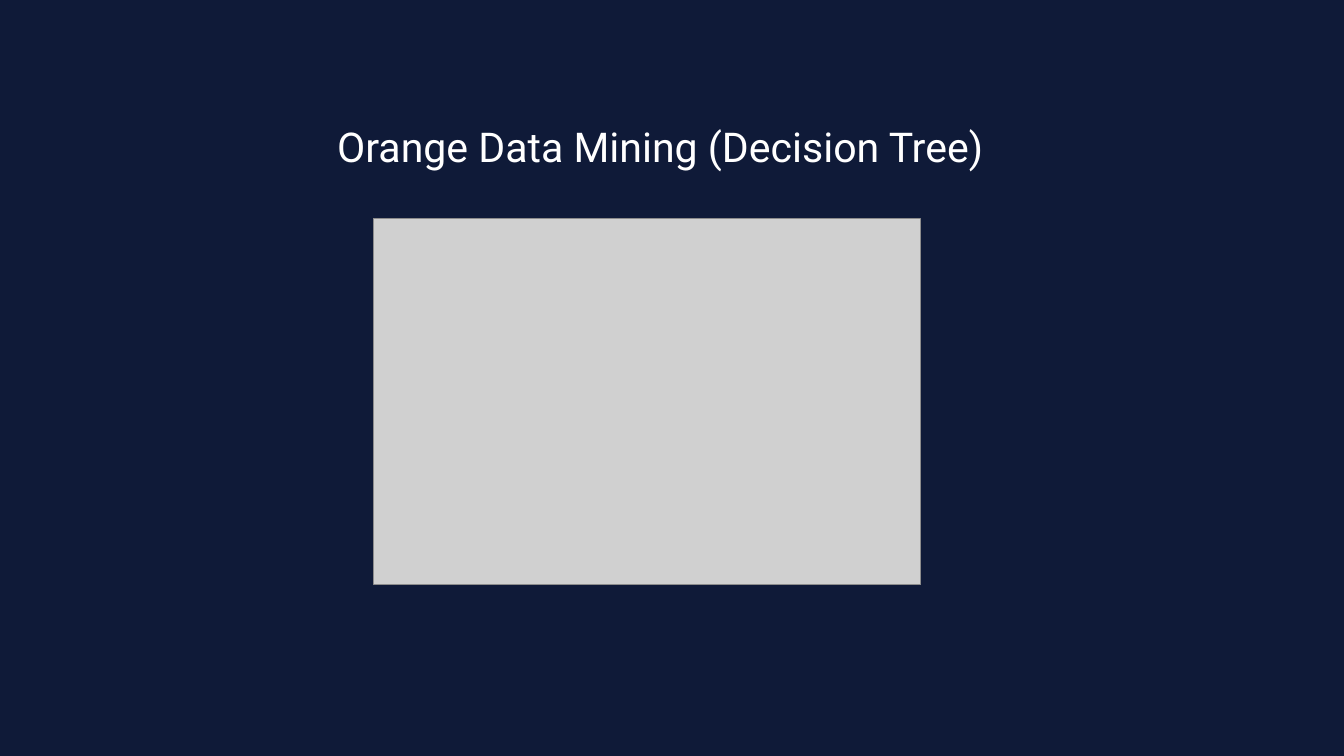
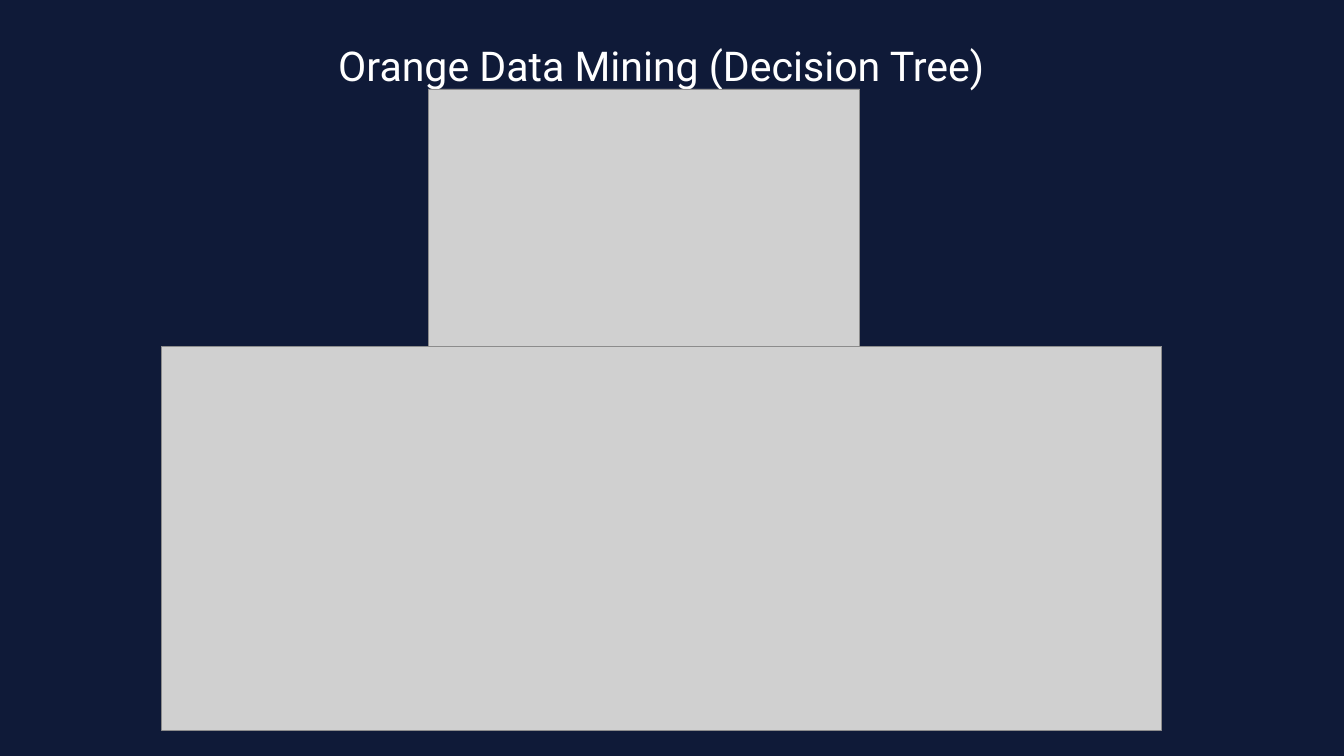
Before and after one commit to maahilachhwani/IITD_Spotify, a slide deck: slide 12 of IITD_Spotify_Project_Group12_final.pptx. Drawn at 1344x756 pixels with LibreOffice and Linux fonts; fonts in the diff are those of the drawing; grey boxes stand for pictures. Boxes give left, top, right and bottom in pixels: in the first picture for what was removed or moved away, otherwise in the second. Text is boxed around its words. In the diff, an @@ line names an element or a change of style, - is before the commit and + after.

Commit message:
updated orange data mining artifacts - added predictions

```diff
--- a/IITD_Spotify_Project_Group12_final.pptx
+++ b/IITD_Spotify_Project_Group12_final.pptx
@@ title "Orange Data Mining (Decision Tree)": place and size @@
-title "Orange Data Mining (Decision Tree)" at [337, 129, 983, 171]
+title "Orange Data Mining (Decision Tree)" at [338, 48, 984, 92]
@@ picture: place and size @@
-picture at [374, 218, 921, 585]
+picture at [428, 89, 859, 378]
@@ picture added at [161, 346, 1162, 730] @@
```
Also in this commit, not shown: 2 other slides changed, 1 other file.
